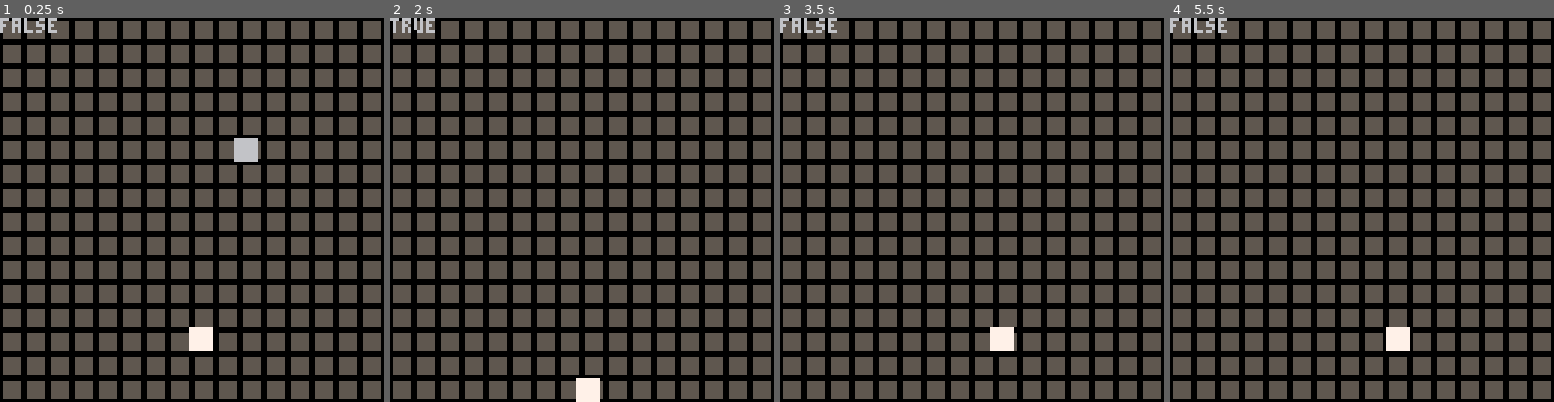
Above: before the commit, frames 1-4 (left to right).
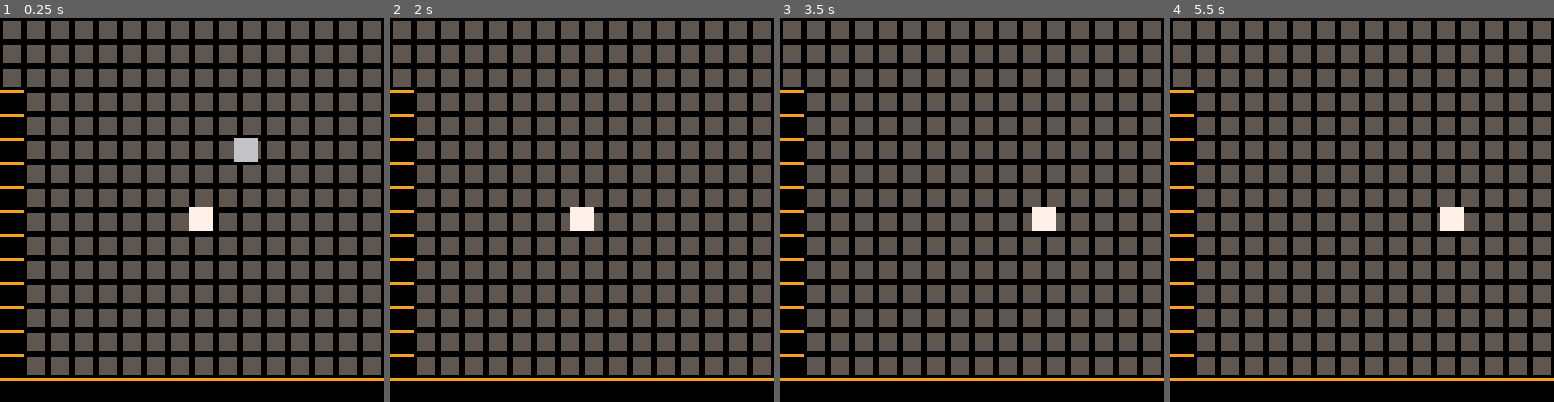
Above: after the commit, the same moments.

Repository: alstonStone/pico8_T-Jump
Game: PICO-8 cartridge t-jump.p8
The game is run twice, just before and just after one commit, with the same random seed, the same clock (stepped at 60 frames per second) and the same inputs.
Inputs:
- Up to frame 1 (0.25 s): no input
- Up to frame 2 (2 s): tap X (X key) at 1.07 s; hold Left from 1.97 s (still down)
- Up to frame 3 (3.5 s): tap X (X key) every 0.33 s from 2.07 to 3.4 s; release Left at 2.37 s; hold Right from 2.87 s (still down)
- Up to frame 4 (5.5 s): release Right at 3.53 s; tap X (X key) every 0.33 s from 3.73 to 5.4 s; hold Right 4.13-4.53 s; hold Left from 5.13 s (still down)

The runs differ from the first frame. In frame 1, 8.6% of the frame differs, in the area x 0-100%, y 0-100%; in frame 2, 8.3%; in frame 3, 8.6%; in frame 4, 8.6%.

Commit message:
Player collision
Created the player as a table similar to the block manager. Currently left right collisions are working. However adding gravity and checking floor collisions is not working. Keep looking into.

Diff:
--- a/t-jump.p8
+++ b/t-jump.p8
@@ -4,13 +4,16 @@
 --main--
 
 function _init()
-	p_init()
+	gravity=5
+	--p_init()
+	plr_init()
 	bm_init()
 end
 
 
 function _update()
-	p_update()
+--p_update()
+	plr_update()
 	bm_update()
 end
 
@@ -18,7 +21,8 @@
 function _draw()
 	cls()
 	map()
-	p_draw()
+--	p_draw()
+	plr_draw()
 	bm_draw()
 end
 -->8
@@ -29,7 +33,7 @@
 	py=63
 	is_grounded=false
 	gravity=5
-	p_speed=1
+	p_speed=3
 	jump=0
 	jump_str=10
 end
@@ -39,8 +43,8 @@
 	if (py>=120) py=120 is_grounded=true
 	if (not is_grounded) py+=gravity
 
-	if (btn(⬅️)) px-=p_speed
-	if (btn(➡️)) px+=p_speed
+	move_lr()
+
 	--jump logic--
 	if is_grounded and (btn(❎)) then
 		jump=jump_str
@@ -58,6 +62,32 @@
 function p_draw()
 	spr(1,px,py)
 	print(is_grounded)
+end
+
+function move_lr()--move left right--
+	if (btn(⬅️)) px-=p_speed
+	if (btn(➡️)) px+=p_speed
+end
+
+--[[
+collisions function names start with
+with c, then direction, ⬆️⬇️⬅️➡️
+]]--
+
+function c_up()
+
+end
+
+function c_down()
+
+end
+
+function c_left()
+
+end
+
+function c_right()
+
 end
 -->8
 --block manager--
@@ -99,8 +129,92 @@
 	}
 	return block
 end
+-->8
+--player new--
+
+function plr_init()
+	plr={}
+	plr.x=63
+	plr.y=63
+	plr.is_gnd=false
+	plr.speed=3
+	plr.jump=0
+	plr.jump_str=10
+	plr.is_gnd=false
+end
+
+
+function plr_update()
+	plr.is_gnd=is_grounded()
+
+	move_plr()
+	--apply_gravity()
+end
+
+
+function plr_draw()
+	spr(1,plr.x,plr.y)
+end
+
+
+function move_plr()
+	lx=plr.x --records last x value--
+	move_lr()
+	if (collide()) plr.x=lx
+	ly=plr.y
+	move_ud()
+	if (collide()) plr.y=ly
+end
+
+
+function move_lr()--move left right--
+	if (btn(⬅️)) plr.x-=plr.speed
+	if (btn(➡️)) plr.x+=plr.speed
+end
+
+function move_ud()--move up down--
+	if plr.is_gnd and (btn(❎)) then
+		plr.jump=plr.jump_str
+	end
+	plr.y-=plr.jump
+	if (plr.jump>0) plr.jump-=1
+end
+
+
+function apply_gravity()
+	if (not plr.is_gnd) plr.y+=gravity
+end
+
+
+function collide()
+	local tl={x=plr.x,y=plr.y}--top left--
+	local br={x=plr.x+7,y=plr.y+7}--bottom right--
+
+	local tlc=fget(mget(tl.x/8,tl.y/8),0)
+	local trc=fget(mget(br.x/8,tl.y/8),0)
+	local blc=fget(mget(tl.x/8,br.y/8),0)
+	local brc=fget(mget(br.x/8,br.y/8),0)
+
+	return tlc or trc or blc or brc
+end
+
+
+function is_grounded()
+	local bl={x=plr.x,y=plr.y+7}--bottom left--
+	local br={x=plr.x+7,y=plr.y+7}--bottom right--
+
+	local blc=fget(mget(bl.x,bl.y),0)--bl collision--
+	local brc=fget(mget(br.x,br.y),0)--br collision--
+
+	return blc or brc
+end
+…(5 lines of a section not shown)…
 __gfx__
-00000000777777770000000066666666000000000000000000000000000000000000000000000000000000000000000000000000000000000000000000000000
+00000000777777770000000066666666999999990000000000000000000000000000000000000000000000000000000000000000000000000000000000000000
 00000000777777770555555066666666000000000000000000000000000000000000000000000000000000000000000000000000000000000000000000000000
 00700700777777770555555066666666000000000000000000000000000000000000000000000000000000000000000000000000000000000000000000000000
 00077000777777770555555066666666000000000000000000000000000000000000000000000000000000000000000000000000000000000000000000000000
@@ -108,20 +222,23 @@
 00700700777777770555555066666666000000000000000000000000000000000000000000000000000000000000000000000000000000000000000000000000
 00000000777777770555555066666666000000000000000000000000000000000000000000000000000000000000000000000000000000000000000000000000
 00000000777777770000000066666666000000000000000000000000000000000000000000000000000000000000000000000000000000000000000000000000
+__gff__
+0000000101000000000000000000000000000000000000000000000000000000000000000000000000000000000000000000000000000000000000000000000000000000000000000000000000000000000000000000000000000000000000000000000000000000000000000000000000000000000000000000000000000000
+0000000000000000000000000000000000000000000000000000000000000000000000000000000000000000000000000000000000000000000000000000000000000000000000000000000000000000000000000000000000000000000000000000000000000000000000000000000000000000000000000000000000000000
 __map__
 0202020202020202020202020202020200000000000000000000000000000000000000000000000000000000000000000000000000000000000000000000000000000000000000000000000000000000000000000000000000000000000000000000000000000000000000000000000000000000000000000000000000000000
 0202020202020202020202020202020200000000000000000000000000000000000000000000000000000000000000000000000000000000000000000000000000000000000000000000000000000000000000000000000000000000000000000000000000000000000000000000000000000000000000000000000000000000
 0202020202020202020202020202020200000000000000000000000000000000000000000000000000000000000000000000000000000000000000000000000000000000000000000000000000000000000000000000000000000000000000000000000000000000000000000000000000000000000000000000000000000000
-0202020202020202020202020202020200000000000000000000000000000000000000000000000000000000000000000000000000000000000000000000000000000000000000000000000000000000000000000000000000000000000000000000000000000000000000000000000000000000000000000000000000000000
-0202020202020202020202020202020200000000000000000000000000000000000000000000000000000000000000000000000000000000000000000000000000000000000000000000000000000000000000000000000000000000000000000000000000000000000000000000000000000000000000000000000000000000
-0202020202020202020202020202020200000000000000000000000000000000000000000000000000000000000000000000000000000000000000000000000000000000000000000000000000000000000000000000000000000000000000000000000000000000000000000000000000000000000000000000000000000000
-0202020202020202020202020202020200000000000000000000000000000000000000000000000000000000000000000000000000000000000000000000000000000000000000000000000000000000000000000000000000000000000000000000000000000000000000000000000000000000000000000000000000000000
-0202020202020202020202020202020200000000000000000000000000000000000000000000000000000000000000000000000000000000000000000000000000000000000000000000000000000000000000000000000000000000000000000000000000000000000000000000000000000000000000000000000000000000
-0202020202020202020202020202020200000000000000000000000000000000000000000000000000000000000000000000000000000000000000000000000000000000000000000000000000000000000000000000000000000000000000000000000000000000000000000000000000000000000000000000000000000000
-0202020202020202020202020202020200000000000000000000000000000000000000000000000000000000000000000000000000000000000000000000000000000000000000000000000000000000000000000000000000000000000000000000000000000000000000000000000000000000000000000000000000000000
-0202020202020202020202020202020200000000000000000000000000000000000000000000000000000000000000000000000000000000000000000000000000000000000000000000000000000000000000000000000000000000000000000000000000000000000000000000000000000000000000000000000000000000
-0202020202020202020202020202020200000000000000000000000000000000000000000000000000000000000000000000000000000000000000000000000000000000000000000000000000000000000000000000000000000000000000000000000000000000000000000000000000000000000000000000000000000000
-0202020202020202020202020202020200000000000000000000000000000000000000000000000000000000000000000000000000000000000000000000000000000000000000000000000000000000000000000000000000000000000000000000000000000000000000000000000000000000000000000000000000000000
-0202020202020202020202020202020200000000000000000000000000000000000000000000000000000000000000000000000000000000000000000000000000000000000000000000000000000000000000000000000000000000000000000000000000000000000000000000000000000000000000000000000000000000
-0202020202020202020202020202020200000000000000000000000000000000000000000000000000000000000000000000000000000000000000000000000000000000000000000000000000000000000000000000000000000000000000000000000000000000000000000000000000000000000000000000000000000000
-0202020202020202020202020202020200000000000000000000000000000000000000000000000000000000000000000000000000000000000000000000000000000000000000000000000000000000000000000000000000000000000000000000000000000000000000000000000000000000000000000000000000000000
+0402020202020202020202020202020200000000000000000000000000000000000000000000000000000000000000000000000000000000000000000000000000000000000000000000000000000000000000000000000000000000000000000000000000000000000000000000000000000000000000000000000000000000
+0402020202020202020202020202020200000000000000000000000000000000000000000000000000000000000000000000000000000000000000000000000000000000000000000000000000000000000000000000000000000000000000000000000000000000000000000000000000000000000000000000000000000000
+0402020202020202020202020202020200000000000000000000000000000000000000000000000000000000000000000000000000000000000000000000000000000000000000000000000000000000000000000000000000000000000000000000000000000000000000000000000000000000000000000000000000000000
+0402020202020202020202020202020200000000000000000000000000000000000000000000000000000000000000000000000000000000000000000000000000000000000000000000000000000000000000000000000000000000000000000000000000000000000000000000000000000000000000000000000000000000
+0402020202020202020202020202020200000000000000000000000000000000000000000000000000000000000000000000000000000000000000000000000000000000000000000000000000000000000000000000000000000000000000000000000000000000000000000000000000000000000000000000000000000000
+0402020202020202020202020202020200000000000000000000000000000000000000000000000000000000000000000000000000000000000000000000000000000000000000000000000000000000000000000000000000000000000000000000000000000000000000000000000000000000000000000000000000000000
+0402020202020202020202020202020200000000000000000000000000000000000000000000000000000000000000000000000000000000000000000000000000000000000000000000000000000000000000000000000000000000000000000000000000000000000000000000000000000000000000000000000000000000
+0402020202020202020202020202020200000000000000000000000000000000000000000000000000000000000000000000000000000000000000000000000000000000000000000000000000000000000000000000000000000000000000000000000000000000000000000000000000000000000000000000000000000000
+0402020202020202020202020202020200000000000000000000000000000000000000000000000000000000000000000000000000000000000000000000000000000000000000000000000000000000000000000000000000000000000000000000000000000000000000000000000000000000000000000000000000000000
+0402020202020202020202020202020200000000000000000000000000000000000000000000000000000000000000000000000000000000000000000000000000000000000000000000000000000000000000000000000000000000000000000000000000000000000000000000000000000000000000000000000000000000
+0402020202020202020202020202020200000000000000000000000000000000000000000000000000000000000000000000000000000000000000000000000000000000000000000000000000000000000000000000000000000000000000000000000000000000000000000000000000000000000000000000000000000000
+0402020202020202020202020202020200000000000000000000000000000000000000000000000000000000000000000000000000000000000000000000000000000000000000000000000000000000000000000000000000000000000000000000000000000000000000000000000000000000000000000000000000000000
+0404040404040404040404040404040400000000000000000000000000000000000000000000000000000000000000000000000000000000000000000000000000000000000000000000000000000000000000000000000000000000000000000000000000000000000000000000000000000000000000000000000000000000
